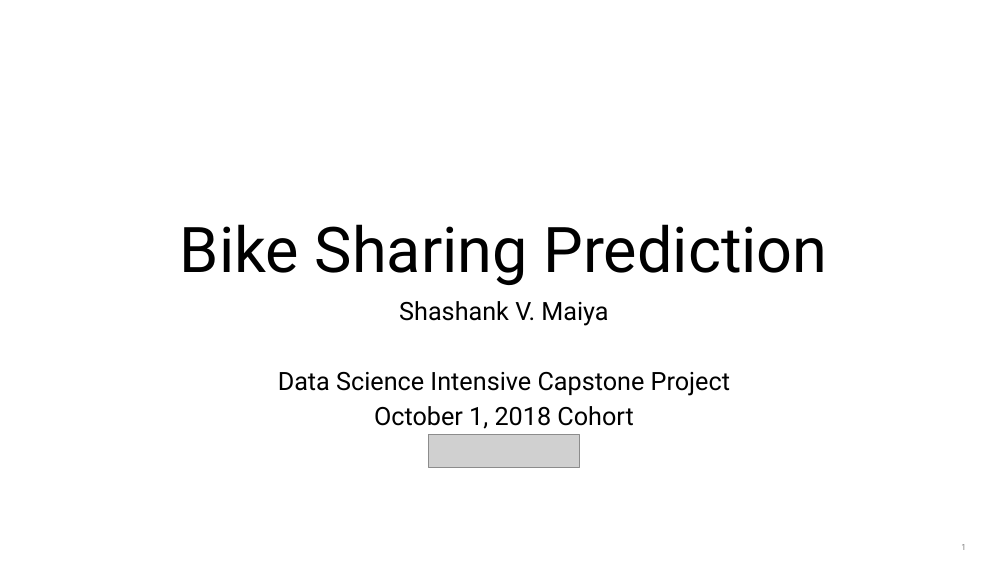
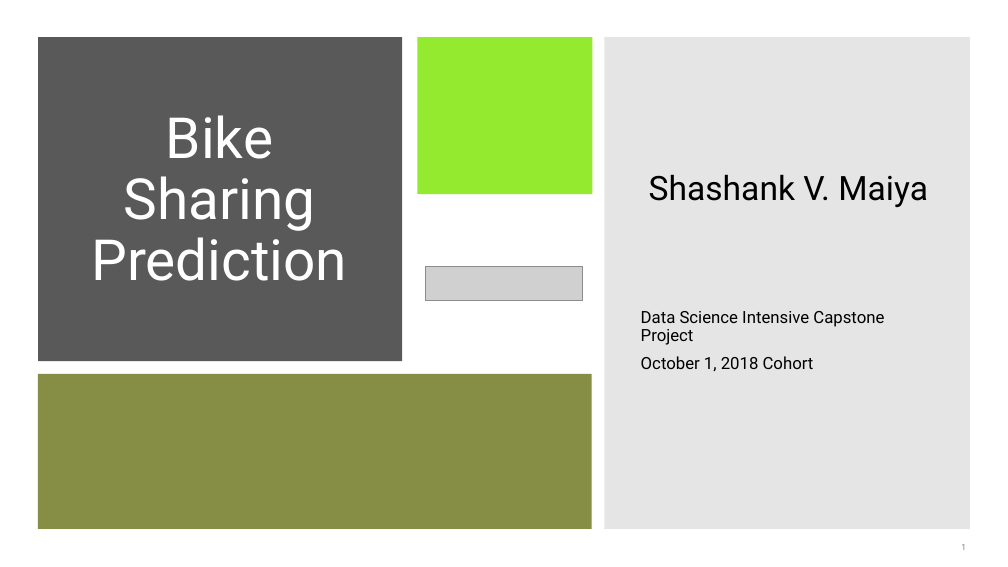
Before and after one commit to shashankvmaiya/Bike-Sharing-Demand-Prediction, a slide deck: slide 1 of Reports/Final_Presentation.pptx. Drawn at 1008x567 pixels with LibreOffice and Linux fonts; fonts in the diff are those of the drawing; grey boxes stand for pictures; background and template pictures are left out. Boxes give left, top, right and bottom in pixels: in the first picture for what was removed or moved away, otherwise in the second. Text is boxed around its words. In the diff, an @@ line names an element or a change of style, - is before the commit and + after.

```diff
--- a/Reports/Final_Presentation.pptx
+++ b/Reports/Final_Presentation.pptx
@@ rectangle added at (39,37,402,361), fill #595959 @@
@@ rectangle added at (417,37,592,194), fill #94EA2F @@
@@ rectangle added at (605,37,971,529), fill #808080 at 20% opacity @@
@@ title "Bike Sharing Prediction": place and size @@
-title "Bike Sharing Prediction" at (180,224,827,285)
+title "Bike Sharing Prediction" at (91,115,347,281)
@@ title "Bike Sharing Prediction" at (91,115,347,281): size 60 to 54 pt, text colour #000000 to #FFFFFF; vertical alignment bottom to middle @@
@@ subtitle "Shashank V. Maiya": place and size @@
-subtitle "Shashank V. Maiya" at (278,301,730,429)
+subtitle "Shashank V. Maiya" at (641,174,928,371)
@@ subtitle "Shashank V. Maiya" at (641,174,928,371): size 24 to 32 pt in "Shashank V. Maiya"; size 24 to 16 pt in "Data Science Intensive Capstone Project", "October 1, 2018 Cohort"; line spacing 0.8 to 0.9; alignment centre to left; vertical alignment top to middle @@
@@ picture: place and size @@
-picture at (429,435,579,467)
+picture at (425,266,582,300)
@@ rectangle added at (38,374,591,529), fill #868D44 @@
```
Also in this commit, not shown: 19 other slides changed, 11 slides added, 6 slides removed, 21 other files.
